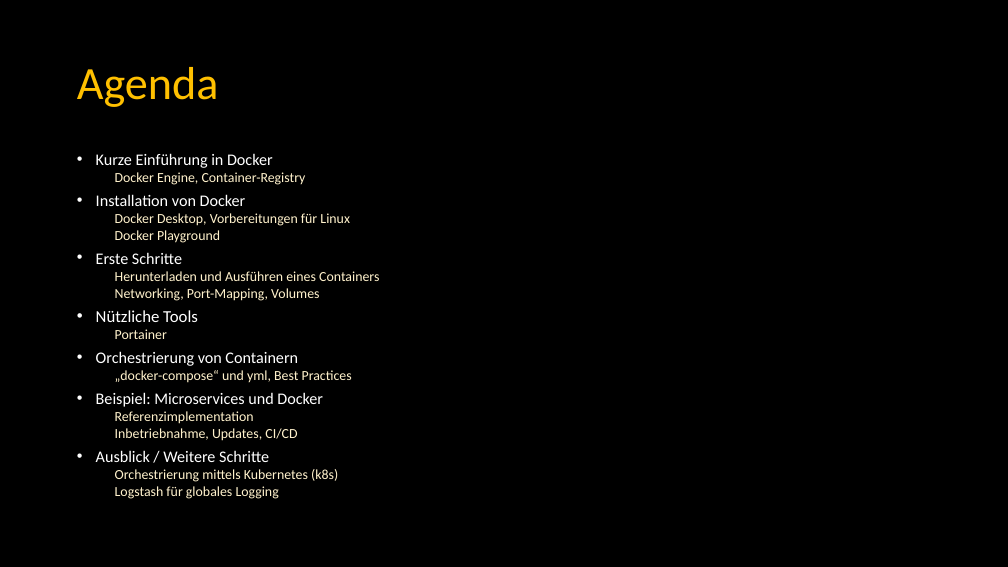
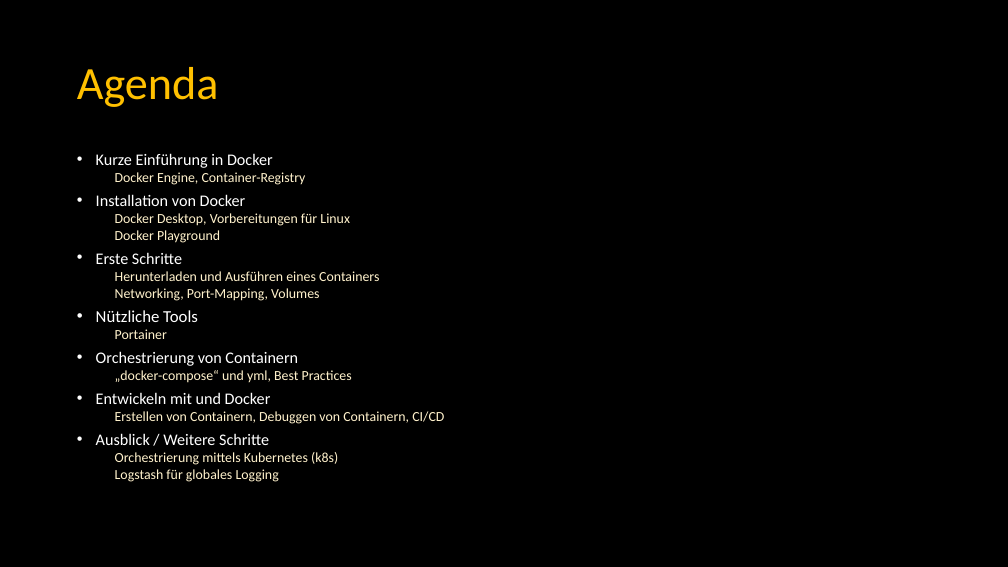
Before and after one commit to BadMadDev/workshop, a slide deck: slide 2 of docs/Docker Workshop.de.pptx. Drawn at 1008x567 pixels with LibreOffice and Linux fonts; fonts in the diff are those of the drawing. Boxes give left, top, right and bottom in pixels: in the first picture for what was removed or moved away, otherwise in the second. Text is boxed around its words. In the diff, an @@ line names an element or a change of style, - is before the commit and + after.

```diff
--- a/docs/Docker Workshop.de.pptx
+++ b/docs/Docker Workshop.de.pptx
@@ text at (96,392,444,424): text changed @@
-• Beispiel: Microservices und Docker
-  Referenzimplementation
-  Inbetriebnahme, Updates, CI/CD
+• Entwickeln mit und Docker
+  Erstellen von Containern, Debuggen von Containern, CI/CD
```
Also in this commit, not shown: 6 other slides changed, 4 slides added, 1 slide removed.
